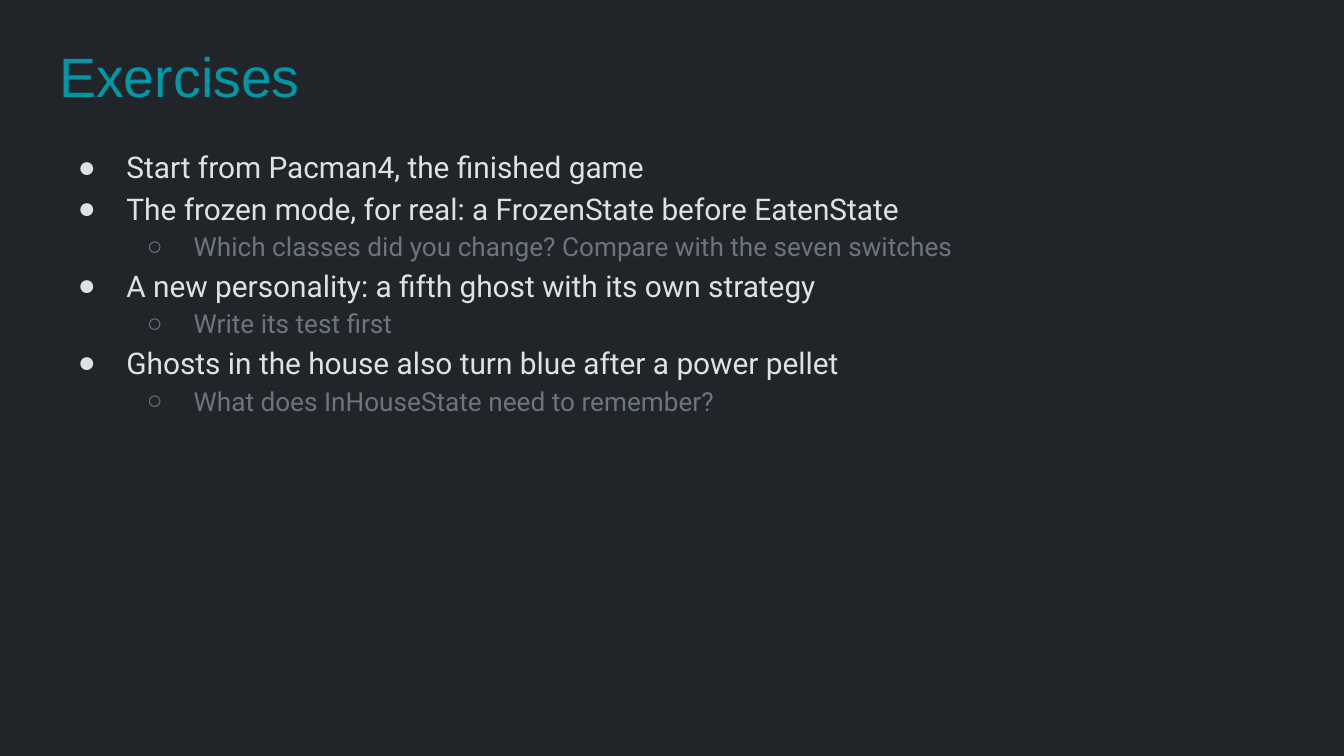
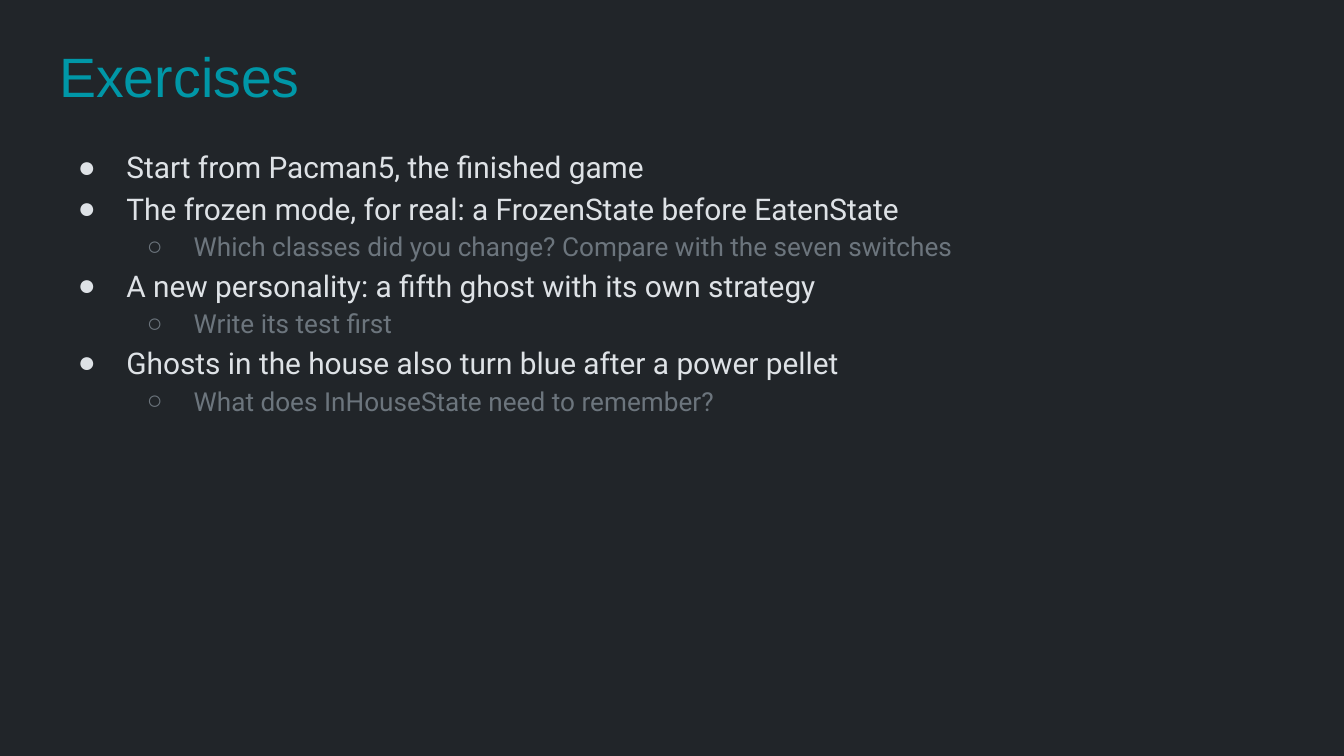
Before and after one commit to Metamate/gar, a slide deck: slide 34 of slides/05 Pac-Man.pptx (slide 28 before the commit). Drawn at 1344x756 pixels with LibreOffice and Linux fonts; fonts in the diff are those of the drawing. Boxes give left, top, right and bottom in pixels: in the first picture for what was removed or moved away, otherwise in the second. Text is boxed around its words. In the diff, an @@ line names an element or a change of style, - is before the commit and + after.

```diff
--- a/slides/05 Pac-Man.pptx
+++ b/slides/05 Pac-Man.pptx
@@ text at (126, 155, 644, 184): text changed @@
-● Start from Pacman4, the finished game
+● Start from Pacman5, the finished game
```
Also in this commit, not shown: 6 other slides changed, 6 slides added, 3 other files.
